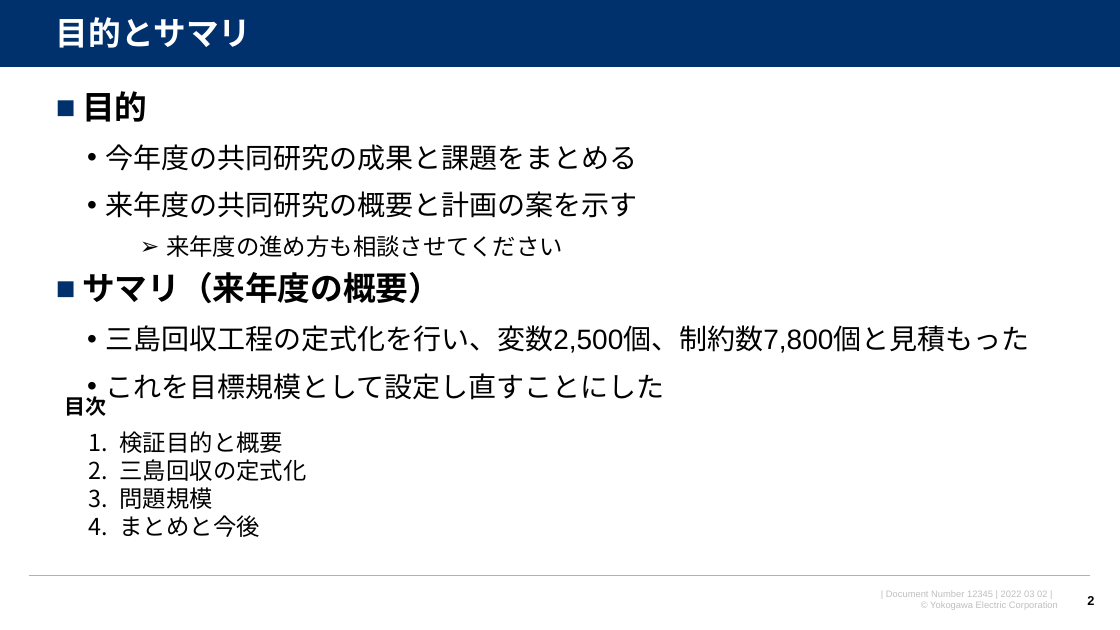
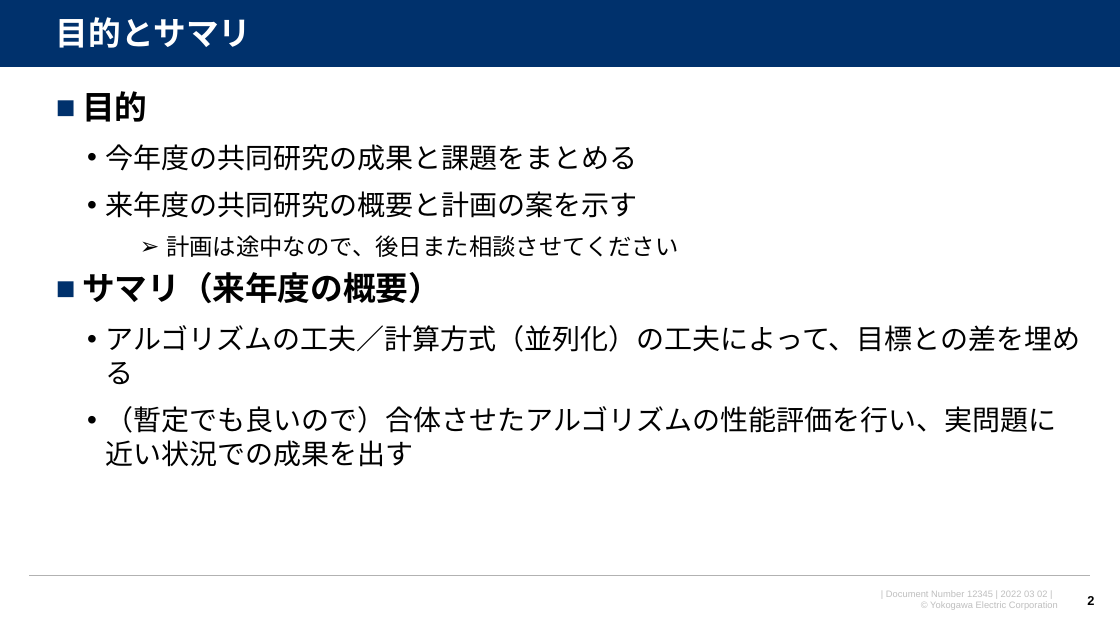
Before and after one commit to watarukumagai-git/opt, a slide deck: slide 2 of 220302_来年度の共同研究について_rev.0.pptx. Drawn at 1120x630 pixels with LibreOffice and Linux fonts; fonts in the diff are those of the drawing; background and template pictures are left out. Boxes give left, top, right and bottom in pixels: in the first picture for what was removed or moved away, otherwise in the second. Text is boxed around its words. In the diff, an @@ line names an element or a change of style, - is before the commit and + after.

```diff
--- a/220302_来年度の共同研究について_rev.0.pptx
+++ b/220302_来年度の共同研究について_rev.0.pptx
@@ text at bbox=[166, 235, 679, 257]: text changed @@
-    ➢ 来年度の進め方も相談させてください
+    ➢ 計画は途中なので、後日また相談させてください
@@ text at bbox=[105, 325, 1080, 433]: text changed @@
-  • 三島回収工程の定式化を行い、変数2,500個、制約数7,800個と見積もった
-  • これを目標規模として設定し直すことにした
+  • アルゴリズムの工夫／計算方式（並列化）の工夫によって、目標との差を埋める
+  • （暫定でも良いので）合体させたアルゴリズムの性能評価を行い、実問題に近い状況での成果を出す
@@ text removed at bbox=[64, 396, 106, 416] @@
-目次
@@ text removed at bbox=[120, 431, 307, 537] @@
-1. 検証目的と概要
-2. 三島回収の定式化
-3. 問題規模
-4. まとめと今後
```
Also in this commit, not shown: 16 other slides changed, 3 slides added, 5 slides removed.
